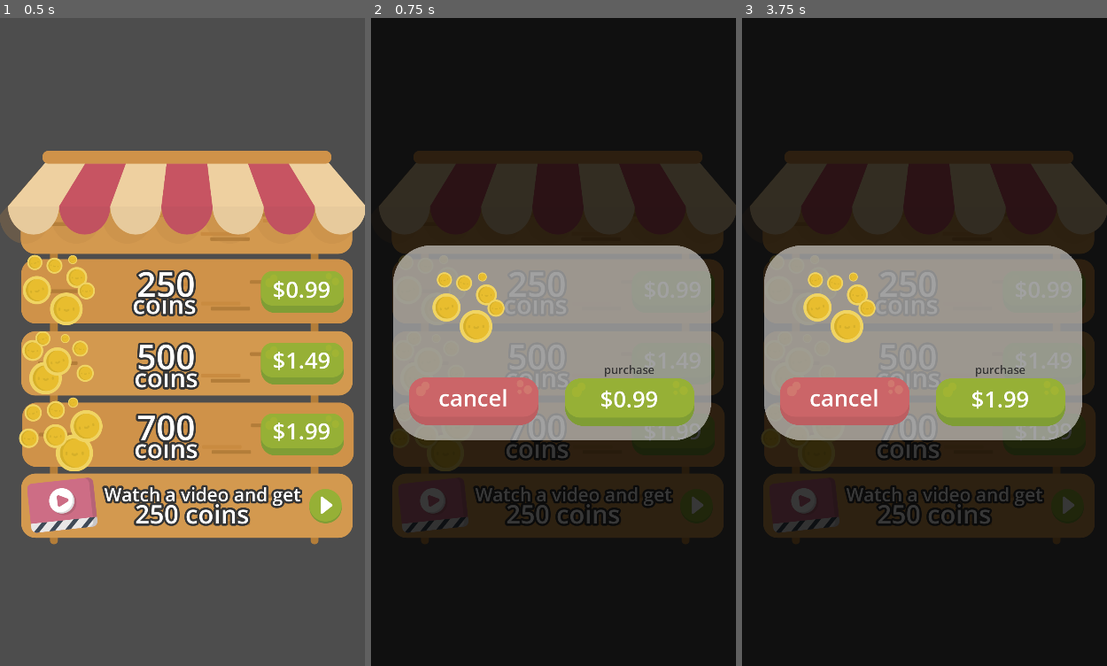
Above: before the commit, frames 1-3 (left to right).
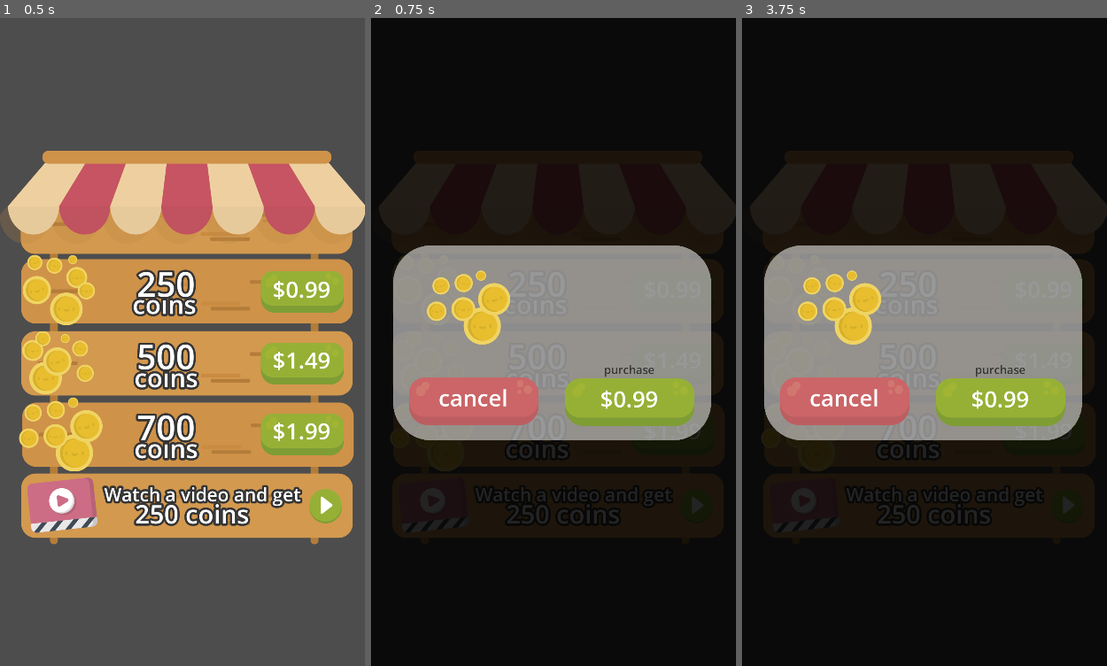
Above: after the commit, the same moments.

Repository: kirbycope/candy-match
Game: Godot game, scene res://scenes/shoppette.tscn
Two runs of this game, one before a commit and one after it. Both use one fixed random seed, a clock stepped at 60 frames per second and the inputs below. This scene is started directly instead of the project's main scene.
Inputs (mouse positions are in pixels of both pictures, inside the frame that each line leads up to):
- Up to frame 1 (0.5 s): no input
- Up to frame 2 (0.75 s): tap Enter at 0.5 s; move the mouse to (633, 309) at 0.52 s; click (633, 309) at 0.67 s
- Up to frame 3 (3.75 s): tap Space at 1.25, 2.75 s; move the mouse to (851, 374) at 1.27 s; click (851, 374) at 1.42 s; tap Enter at 2, 3.5 s; move the mouse to (961, 199) at 2.02 s; click (961, 199) at 2.17 s; move the mouse to (906, 471) at 2.77 s; click (906, 471) at 2.92 s; move the mouse to (1034, 439) at 3.52 s; click (1034, 439) at 3.67 s

Frame 1 is identical in both runs. In frame 2, 1.1% of the frame differs, in the area x 15-39%, y 38-51%; in frame 3, 1.1%, in the area x 15-70%, y 38-61%.
Error in both runs: Attempt to call function 'play' in base 'null instance' on a null instance. (res://scripts/global.gd:51)

Commit message:
buy coins

Diff:
--- a/scenes/main.tscn
+++ b/scenes/main.tscn
@@ -136,6 +136,9 @@
 font_size = 64
 font_color = Color(0.207843, 0.207843, 0.207843, 1)
 
+[sub_resource type="RectangleShape2D" id="RectangleShape2D_hm7bb"]
+size = Vector2(240, 120)
+
 [sub_resource type="LabelSettings" id="LabelSettings_sq28q"]
 font_size = 64
 
@@ -149,9 +152,6 @@
 outline_size = 24
 outline_color = Color(0.207843, 0.207843, 0.207843, 1)
 
-[sub_resource type="RectangleShape2D" id="RectangleShape2D_hm7bb"]
-size = Vector2(240, 120)
-
 [sub_resource type="LabelSettings" id="LabelSettings_i8gf2"]
 font_size = 52
 outline_size = 24
@@ -182,6 +182,12 @@
 
 [sub_resource type="LabelSettings" id="LabelSettings_shyfi"]
 font_size = 64
+
+[sub_resource type="RectangleShape2D" id="RectangleShape2D_1fojj"]
+size = Vector2(360, 140)
+
+[sub_resource type="RectangleShape2D" id="RectangleShape2D_nv2mg"]
+size = Vector2(360, 140)
 
 [sub_resource type="LabelSettings" id="LabelSettings_8cqfg"]
 font_size = 72
@@ -647,6 +653,12 @@
 position = Vector2(272.5, 607.5)
 texture = ExtResource("35_b0cs0")
 
+[node name="249_button" type="TouchScreenButton" parent="shop/promos"]
+position = Vector2(272.5, 607.5)
+scale = Vector2(1, 1)
+shape = SubResource("RectangleShape2D_hm7bb")
+action = "Shop_Purchase_249"
+
 [node name="offer1_label" type="Label" parent="shop/promos"]
 offset_left = 190.0
 offset_top = 552.5
@@ -674,6 +686,12 @@
 offset_bottom = 640.5
 text = "$2.99"
 label_settings = SubResource("LabelSettings_sq28q")
+
+[node name="299_button2" type="TouchScreenButton" parent="shop/promos"]
+position = Vector2(782.5, 607.5)
+scale = Vector2(1, 1)
+shape = SubResource("RectangleShape2D_hm7bb")
+action = "Shop_Purchase_299"
 
 [node name="shoppette" type="Node2D" parent="shop"]
 position = Vector2(515, 1272.5)
@@ -722,7 +740,7 @@
 [node name="99_button" type="TouchScreenButton" parent="shop/shoppette/offer1"]
 position = Vector2(340, -157.5)
 shape = SubResource("RectangleShape2D_hm7bb")
-action = "99"
+action = "Shop_Purchase_99"
 
 [node name="offer2" type="Node2D" parent="shop/shoppette"]
 scale = Vector2(1, 1)
@@ -765,7 +783,7 @@
 [node name="149_button" type="TouchScreenButton" parent="shop/shoppette/offer2"]
 position = Vector2(340, 45)
 shape = SubResource("RectangleShape2D_hm7bb")
-action = "149"
+action = "Shop_Purchase_149"
 
 [node name="offer3" type="Node2D" parent="shop/shoppette"]
 scale = Vector2(1, 1)
@@ -808,7 +826,7 @@
 [node name="199_button" type="TouchScreenButton" parent="shop/shoppette/offer3"]
 position = Vector2(340, 245)
 shape = SubResource("RectangleShape2D_hm7bb")
-action = "199"
+action = "Shop_Purchase_199"
 
 [node name="offer4" type="Node2D" parent="shop/shoppette"]
 scale = Vector2(1, 1)
@@ -911,7 +929,7 @@
 offset_bottom = 525.0
 texture = ExtResource("51_8j181")
 
-[node name="coins1" type="Sprite2D" parent="shop/shoppette/purchase_overlay/CenterContainer"]
+[node name="item_texture" type="Sprite2D" parent="shop/shoppette/purchase_overlay/CenterContainer"]
 position = Vector2(212.5, 150)
 texture = ExtResource("39_g354n")
 
@@ -920,7 +938,7 @@
 offset_top = 82.5001
 offset_right = 797.0
 offset_bottom = 214.5
-text = "250 coins"
+text = "0 coins"
 label_settings = SubResource("LabelSettings_8mh0d")
 horizontal_alignment = 1
 vertical_alignment = 1
@@ -955,15 +973,25 @@
 horizontal_alignment = 1
 vertical_alignment = 1
 
-[node name="99" type="Label" parent="shop/shoppette/purchase_overlay/CenterContainer"]
+[node name="TouchScreenButton" type="TouchScreenButton" parent="shop/shoppette/purchase_overlay/CenterContainer/cancel"]
+position = Vector2(97.5, 52.5001)
+shape = SubResource("RectangleShape2D_1fojj")
+action = "Shop_Purchase_Cancel"
+
+[node name="confirm" type="Label" parent="shop/shoppette/purchase_overlay/CenterContainer"]
 offset_left = 567.5
 offset_top = 362.5
 offset_right = 764.5
 offset_bottom = 450.5
-text = "$0.99"
+text = "$0.00"
 label_settings = SubResource("LabelSettings_shyfi")
 horizontal_alignment = 1
 vertical_alignment = 1
+
+[node name="TouchScreenButton" type="TouchScreenButton" parent="shop/shoppette/purchase_overlay/CenterContainer/confirm"]
+position = Vector2(97.5, 52.5001)
+shape = SubResource("RectangleShape2D_nv2mg")
+action = "Shop_Purchase_Confirm"
 
 [node name="boosters" type="Node2D" parent="."]
 visible = false
--- a/scenes/shoppette.tscn
+++ b/scenes/shoppette.tscn
@@ -17,6 +17,8 @@
 
 
 var countdown_seconds = 30
+var purchase_coins = 0
+var purchase_cost = 0
 var timer_running = false
 var time_passed = 0.0
 var update_interval = 1.0
@@ -41,13 +43,13 @@
 func _input(event):
 	if event is InputEventAction and event.pressed:
 		if event.action == \"Shoppette_Purchase_99\":
-			purchase_99()
+			prepare_offer(250, 0.99)
 		elif event.action == \"Shoppette_Purchase_149\":
-			purchase_149()
+			prepare_offer(500, 1.49)
 		elif event.action == \"Shoppette_Purchase_199\":
-			purchase_199()
+			prepare_offer(700, 1.99)
 		elif event.action == \"Shoppette_Purchase_Cancel\":
-			purchase_cancel()
+			retract_offer()
 		elif event.action == \"Shoppette_Purchase_Confirm\":
 			purchase_confirm()
 		elif event.action == \"Shoppette_Ad_Close\":
@@ -75,33 +77,25 @@
 	$video_overlay/Label.text = \"reward in \" + str(countdown_seconds) + \"...\"
 
 
-func purchase_99():
-	$purchase_overlay.visible = true
-	$purchase_overlay/CenterContainer/item_texture.texture = load(\"res://assets/shop coins1.png\")
-	$purchase_overlay/CenterContainer/coins.text = \"250 coins\"
-	$purchase_overlay/CenterContainer/confirm.text = \"$0.99\"
-
-
-func purchase_149():
-	$purchase_overlay.visible = true
-	$purchase_overlay/CenterContainer/item_texture.texture = load(\"res://assets/shop coins1.png\")
-	$purchase_overlay/CenterContainer/coins.text = \"500 coins\"
-	$purchase_overlay/CenterContainer/confirm.text = \"$1.49\"
-
-
-func purchase_199():
-	$purchase_overlay.visible = true
-	$purchase_overlay/CenterContainer/item_texture.texture = load(\"res://assets/shop coins1.png\")
-	$purchase_overlay/CenterContainer/coins.text = \"700 coins\"
-	$purchase_overlay/CenterContainer/confirm.text = \"$1.99\"
-
-
-func purchase_cancel():
+func prepare_offer(coins, cost):
+	if $purchase_overlay.visible == false:
+		purchase_coins = coins
+		purchase_cost = cost
+		$purchase_overlay.visible = true
+		$purchase_overlay/CenterContainer/item_texture.texture = load(\"res://assets/shop coins3.png\")
+		$purchase_overlay/CenterContainer/coins.text = str(purchase_coins) + \" coins\"
+		$purchase_overlay/CenterContainer/confirm.text = \"$\" + str(purchase_cost)
+
+
+func purchase_confirm():
+	Global.player[\"coins\"] += purchase_coins
+	retract_offer()
+
+
+func retract_offer():
 	$purchase_overlay.visible = false
-
-
-func purchase_confirm():
-	$purchase_overlay.visible = false
+	purchase_coins = 0
+	purchase_cost = 0.00
 
 
 func update_countdown():
@@ -398,7 +392,7 @@
 [node name="background" type="ColorRect" parent="purchase_overlay"]
 offset_right = 412.0
 offset_bottom = 732.0
-color = Color(0, 0, 0, 0.784314)
+color = Color(0, 0, 0, 0.862745)
 
 [node name="CenterContainer" type="Node2D" parent="purchase_overlay"]
 position = Vector2(25, 267)
--- a/scenes/top.tscn
+++ b/scenes/top.tscn
@@ -37,7 +37,7 @@
 action = "Shoppette"
 
 [node name="Label" type="Label" parent="coins"]
-offset_left = -200.0
+offset_left = -790.0
 offset_top = -45.0
 offset_right = -89.0
 offset_bottom = 43.0
--- a/scripts/main.gd
+++ b/scripts/main.gd
@@ -2,11 +2,13 @@
 
 
 var countdown_seconds = 30
+var purchase_coins = 0
+var purchase_cost = 0
+var spin_rotation_speed = 0.0
+var spin_slow_down_time = 2.0
 var timer_running = false
 var time_passed = 0.0
 var update_interval = 1.0
-var spin_rotation_speed = 0.0
-var spin_slow_down_time = 2.0
 var wheel_spinning = false
 
 
@@ -120,6 +122,20 @@
 			ad_open()
 		elif event.action == "Shop_Ad_Play":
 			ad_play()
+		elif event.action == "Shop_Purchase_99":
+			prepare_offer(250, 0.99)
+		elif event.action == "Shop_Purchase_149":
+			prepare_offer(500, 1.49)
+		elif event.action == "Shop_Purchase_199":
+			prepare_offer(700, 1.99)
+		elif event.action == "Shop_Purchase_249":
+			prepare_offer(1000, 2.49)
+		elif event.action == "Shop_Purchase_299":
+			prepare_offer(1500, 2.99)
+		elif event.action == "Shop_Purchase_Cancel":
+			retract_offer()
+		elif event.action == "Shop_Purchase_Confirm":
+			purchase_confirm()
 		elif event.action == "Spin":
 			spin_wheel_start()
 		elif event.action == "ToggleMusic":
@@ -198,6 +214,21 @@
 	$top_settings.visible = false
 
 
+func prepare_offer(coins, cost):
+	if $shop/shoppette/purchase_overlay.visible == false:
+		purchase_coins = coins
+		purchase_cost = cost
+		$shop/shoppette/purchase_overlay.visible = true
+		$shop/shoppette/purchase_overlay/CenterContainer/item_texture.texture = load("res://assets/shop coins3.png")
+		$shop/shoppette/purchase_overlay/CenterContainer/coins.text = str(purchase_coins) + " coins"
+		$shop/shoppette/purchase_overlay/CenterContainer/confirm.text = "$" + str(purchase_cost)
+
+
+func purchase_confirm():
+	Global.player["coins"] += purchase_coins
+	retract_offer()
+
+
 # Resets the scene's "main" view.
 func reset_to_main():
 	$top.shoppette_hide()
@@ -218,6 +249,11 @@
 	$wheel/reward.visible = false
 	$wheel/spinner.visible = true
 
+
+func retract_offer():
+	$shop/shoppette/purchase_overlay.visible = false
+	purchase_coins = 0
+	purchase_cost = 0.00
 
 func spin_wheel_rewards_hide():
 	$wheel/reward.visible = false
Not shown: 1 places in scenes/main.tscn that only renumber resources
Not shown, changed: docs/index.html
Not shown, changed: docs/index.pck
